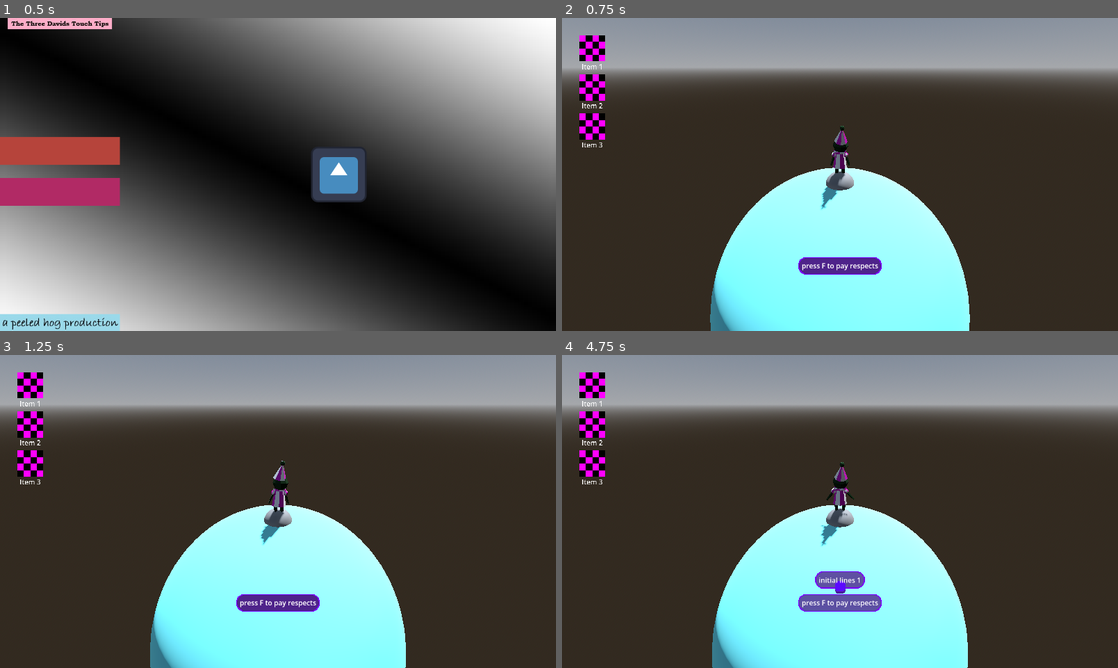
Above: before the commit, frames 1-4 (two rows, left to right).
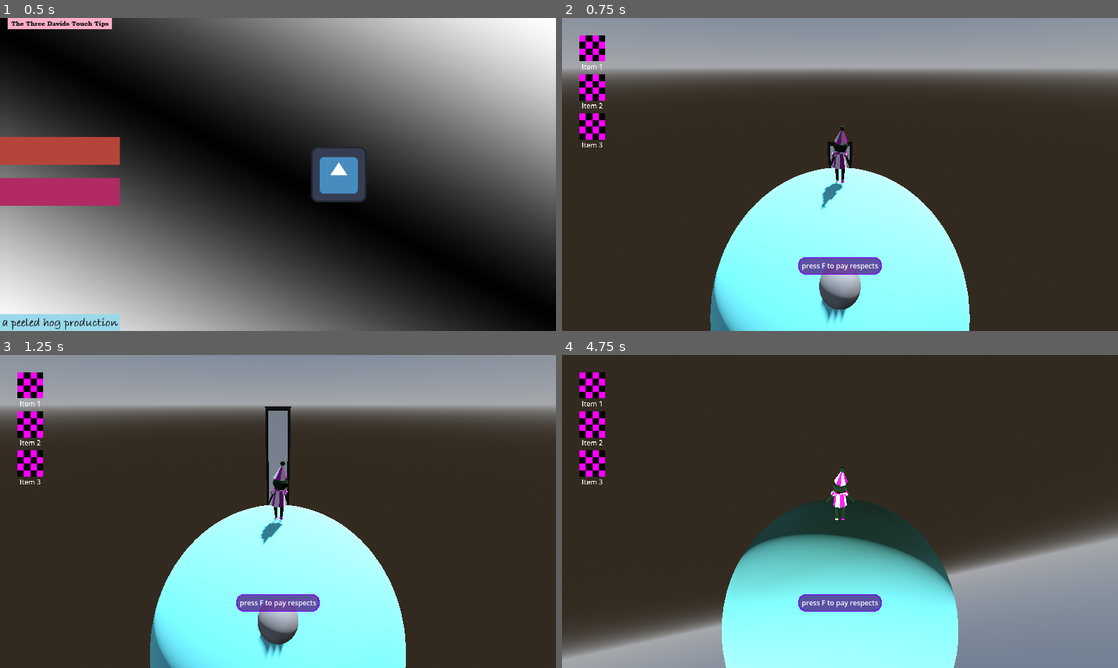
Above: after the commit, the same moments.

Repository: boner-cmd/effective-octo-pancake
Game: Godot game, scene res://Scenes/TitleScreen.tscn
The game is run twice, just before and just after one commit, with the same random seed, the same clock (stepped at 60 frames per second) and the same inputs. The engine's default icon, where the game draws it, is replaced by a stand-in: a white triangle on a blue panel in a dark square. Sound files missing from this copy of the repository are replaced by a short silence.
Inputs (mouse positions are in pixels of both pictures, inside the frame that each line leads up to):
- Up to frame 1 (0.5 s): no input
- Up to frame 2 (0.75 s): click (623, 149) at 0.5 s
- Up to frame 3 (1.25 s): no input
- Up to frame 4 (4.75 s): tap F (interact) at 1.25, 2.3, 2.75, 3.8, 4.25 s; move the mouse to (867, 511) at 1.27 s; hold F (interact) 1.28-2.03 s; hold W (up) from 1.28 s (still down); tap Enter (ui_accept) at 1.52, 2.27, 3.77, 4.52 s; move the mouse to (812, 511) at 2.02 s; tap Space (advance_dialogue) at 2.1 s; move the mouse to (851, 505) at 2.77 s; hold F (interact) 2.78-3.53 s; move the mouse to (834, 517) at 3.52 s; click (834, 517) at 3.6 s; move the mouse to (878, 514) at 4.27 s; hold F (interact) from 4.28 s (still down)

Frame 1 is identical in both runs. In frame 2, 1.8% of the frame differs, in the area x 42-58%, y 39-98%; in frame 3, 2.7%; in frame 4, 50%, in the area x 0-100%, y 0-100%.

Commit message:
interaction stuff, timing the honkus

Diff:
--- a/Character Scenes/Door_Boiler.tscn
+++ b/Character Scenes/Door_Boiler.tscn
@@ -3,9 +3,11 @@
 [ext_resource type="PackedScene" uid="uid://df67w758w3f4v" path="res://Character Scenes/door.tscn" id="2_coq8p"]
 [ext_resource type="Texture2D" uid="uid://dvcd40p0klyl1" path="res://Placeholder Assets (UI)/text_rect_placeholder.png" id="2_cyo0d"]
 
+[sub_resource type="CylinderShape3D" id="CylinderShape3D_cyo0d"]
+radius = 0.2
+
 [sub_resource type="CylinderShape3D" id="CylinderShape3D_ua6hq"]
-height = 4.0
-radius = 4.0
+radius = 3.0
 
 [node name="Door" type="Node3D" unique_id=683049571]
 
@@ -15,19 +17,16 @@
 [node name="DoorCollider" parent="DoorBaseModel" index="2" unique_id=1935212185]
 collision_mask = 1
 
-[node name="DoorSpawnRadius" type="Area3D" parent="DoorBaseModel" unique_id=1921781608 groups=["Door"]]
+[node name="DoorInteractRadius" type="Area3D" parent="DoorBaseModel" unique_id=1921781608 groups=["Exit"]]
 transform = Transform3D(1, 0, 0, 0, 1, 0, 0, 0, 1, 0, 1.0999999, 0)
 collision_layer = 16
 collision_mask = 0
 
-[node name="CollisionShape3D" type="CollisionShape3D" parent="DoorBaseModel/DoorSpawnRadius" unique_id=196864834]
-shape = SubResource("CylinderShape3D_ua6hq")
-
-[node name="CanvasLayer" type="CanvasLayer" parent="DoorBaseModel/DoorSpawnRadius" unique_id=260731792]
+[node name="CanvasLayer" type="CanvasLayer" parent="DoorBaseModel/DoorInteractRadius" unique_id=260731792]
 unique_name_in_owner = true
 follow_viewport_enabled = true
 
-[node name="interact" type="MarginContainer" parent="DoorBaseModel/DoorSpawnRadius/CanvasLayer" unique_id=6819583]
+[node name="interact" type="MarginContainer" parent="DoorBaseModel/DoorInteractRadius/CanvasLayer" unique_id=6819583]
 unique_name_in_owner = true
 anchors_preset = 7
 anchor_left = 0.5
@@ -41,7 +40,7 @@
 grow_horizontal = 2
 grow_vertical = 0
 
-[node name="NinePatchRect" type="NinePatchRect" parent="DoorBaseModel/DoorSpawnRadius/CanvasLayer/interact" unique_id=1479198824]
+[node name="NinePatchRect" type="NinePatchRect" parent="DoorBaseModel/DoorInteractRadius/CanvasLayer/interact" unique_id=1479198824]
 texture_filter = 1
 layout_mode = 2
 texture = ExtResource("2_cyo0d")
@@ -50,18 +49,29 @@
 patch_margin_right = 16
 patch_margin_bottom = 16
 
-[node name="MarginContainer" type="MarginContainer" parent="DoorBaseModel/DoorSpawnRadius/CanvasLayer/interact" unique_id=228315921]
+[node name="MarginContainer" type="MarginContainer" parent="DoorBaseModel/DoorInteractRadius/CanvasLayer/interact" unique_id=228315921]
 layout_mode = 2
 theme_override_constants/margin_left = 8
 theme_override_constants/margin_top = 8
 theme_override_constants/margin_right = 8
 theme_override_constants/margin_bottom = 8
 
-[node name="Label" type="Label" parent="DoorBaseModel/DoorSpawnRadius/CanvasLayer/interact/MarginContainer" unique_id=328678636]
+[node name="Label" type="Label" parent="DoorBaseModel/DoorInteractRadius/CanvasLayer/interact/MarginContainer" unique_id=328678636]
 layout_mode = 2
 theme_override_colors/font_color = Color(1, 1, 1, 1)
 text = "press F to pay respects"
 vertical_alignment = 1
+
+[node name="CollisionShape3D" type="CollisionShape3D" parent="DoorBaseModel/DoorInteractRadius" unique_id=1748855025]
+shape = SubResource("CylinderShape3D_cyo0d")
+
+[node name="DoorSpawnRadius" type="Area3D" parent="DoorBaseModel" unique_id=1347008915 groups=["Door"]]
+transform = Transform3D(1, 0, 0, 0, 1, 0, 0, 0, 1, 0, 1.0999999, 0)
+collision_layer = 16
+collision_mask = 0
+
+[node name="CollisionShape3D" type="CollisionShape3D" parent="DoorBaseModel/DoorSpawnRadius" unique_id=1845192206]
+shape = SubResource("CylinderShape3D_ua6hq")
 
 [node name="PlayerAnimationPosition" type="Node3D" parent="." unique_id=1635482596]
 transform = Transform3D(1, 0, 0, 0, 0.99862945, -0.052335955, 0, 0.052335955, 0.99862945, 0, 0.033, 0.6)
--- a/Character Scenes/PlayerAnimHandler.gd
+++ b/Character Scenes/PlayerAnimHandler.gd
@@ -2,6 +2,7 @@
 
 @onready var audio_stream_player: AudioStreamPlayer = $"../AudioStreamPlayer"
 @onready var walk_cycle_time: Timer = $"../walk_cycle_time"
+@onready var honk_delay: Timer = $"../honk_delay"
 
 const sfx_get_item = preload("uid://cp17cger7bu5p")
 const sfx_give_item = preload("uid://dkwc6p8t3hdek")
@@ -38,12 +39,19 @@
 	jump_player.queue_free()
 
 func honk_sound_player():
+
+	var honk_time = honk_delay.duplicate()
 	var honk_player = audio_stream_player.duplicate()
 	honk_player.stream = sfx_honk
 	get_tree().root.add_child(honk_player)
+	get_tree().root.add_child(honk_time)
+	honk_time.start()
+	await honk_time.timeout
 	honk_player.pitch_scale += randf_range(-0.05, 0.05)
 	honk_player.play()
 	await honk_player.finished
+	print("timerfinish")
+	honk_time.queue_free()
 	honk_player.queue_free()
 
 func get_sound_player():
--- a/Character Scenes/interaction_detector.gd
+++ b/Character Scenes/interaction_detector.gd
@@ -2,6 +2,7 @@
 
 
 var interact_ui : MarginContainer
+
 # Tracks the current object the player is overlapping with
 var current_area: Area3D = null
 # var interaction_label: Label = null
@@ -15,6 +16,9 @@
 	if area.is_in_group("Door"):
 		var door = area.get_parent()
 		door.spawn()
+		print("DOOR")
+	elif area.is_in_group("Exit"):
+		print("EXIT")
 	else:
 		current_area = area
 		interact_ui = area.interact_ui
@@ -24,5 +28,9 @@
 		if area.is_in_group("Door"):
 			var door = area.get_parent()
 			door.despawn()
-		current_area = null
-		interact_ui.visible = false
+			print("DOOR")
+		elif area.is_in_group("Exit"):
+			print("EXIT")
+		else:
+			current_area = null
+			interact_ui.visible = false
--- a/Character Scenes/player_character.tscn
+++ b/Character Scenes/player_character.tscn
@@ -8,7 +8,7 @@
 radius = 0.35
 
 [sub_resource type="CylinderShape3D" id="CylinderShape3D_4chgf"]
-radius = 2.0
+radius = 1.25
 
 [node name="CharacterBody3D" type="CharacterBody3D" unique_id=1611932631]
 collision_mask = 2
@@ -34,7 +34,7 @@
 script = ExtResource("3_ee4y8")
 
 [node name="CollisionShape3D" type="CollisionShape3D" parent="InteractionDetector" unique_id=498889190]
-transform = Transform3D(1, 0, 0, 0, 1, 0, 0, 0, 1, 0, 1, 0)
+transform = Transform3D(1, 0, 0, 0, 1, 0, 0, 0, 1, 0, 1, -0.6638414)
 shape = SubResource("CylinderShape3D_4chgf")
 
 [node name="AudioStreamPlayer" type="AudioStreamPlayer" parent="." unique_id=1692624550]
@@ -44,6 +44,9 @@
 wait_time = 0.28
 autostart = true
 
+[node name="honk_delay" type="Timer" parent="." unique_id=1170264313]
+wait_time = 0.21
+
 [connection signal="area_entered" from="InteractionDetector" to="InteractionDetector" method="_on_area_entered"]
 [connection signal="area_exited" from="InteractionDetector" to="InteractionDetector" method="_on_area_exited"]
 [connection signal="timeout" from="walk_cycle_time" to="ClownRigFBX" method="_on_walk_cycle_time_timeout"]
--- a/Scenes/DialogueManager/InteractionAreaTemplate.tscn
+++ b/Scenes/DialogueManager/InteractionAreaTemplate.tscn
@@ -5,7 +5,7 @@
 [ext_resource type="Script" uid="uid://nhug5lxcqucn" path="res://Scenes/DialogueManager/NPC_TemplateScript.gd" id="3_ihs6g"]
 
 [sub_resource type="CylinderShape3D" id="CylinderShape3D_ihs6g"]
-radius = 2.0
+radius = 1.0
 
 [sub_resource type="CapsuleMesh" id="CapsuleMesh_y5h15"]
 height = 1.0
--- a/Scenes/MainScene.tscn
+++ b/Scenes/MainScene.tscn
@@ -33,9 +33,10 @@
 visible = true
 
 [node name="InteractionAreaTemplate" parent="DefaultLoadingPlanet" unique_id=1441746603 instance=ExtResource("4_7rqgy")]
+transform = Transform3D(1, 0, 0, 0, 0.7938843, -0.6080688, 0, 0.6080688, 0.7938843, 0, 0, 0)
 
 [node name="Door" parent="." unique_id=683049571 instance=ExtResource("7_q68mp")]
-transform = Transform3D(1, 0, 0, 0, -4.371139e-08, 1, 0, -1, -4.371139e-08, 0, 0, 0)
+transform = Transform3D(1, 0, 0, 0, 0.8559875, 0.5169966, 0, -0.5169966, 0.8559875, 0, 0, 0)
 
 [editable path="HUDOverlay"]
 [editable path="PlayerCharacter"]
--- a/project.godot
+++ b/project.godot
@@ -30,6 +30,7 @@
 [global_group]
 
 Door="doors"
+Exit="used for actually leaving doors"
 
 [input]
 
